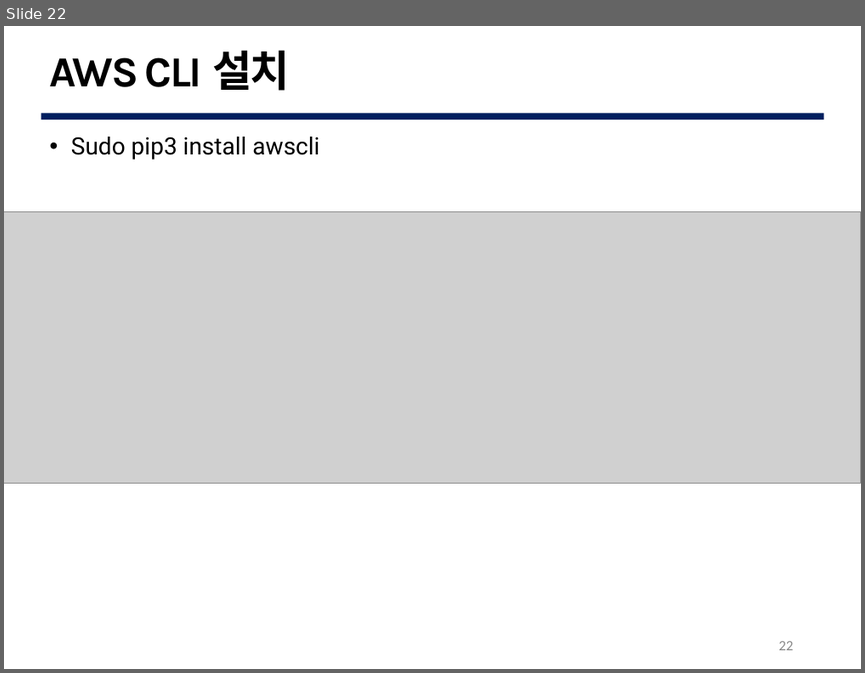
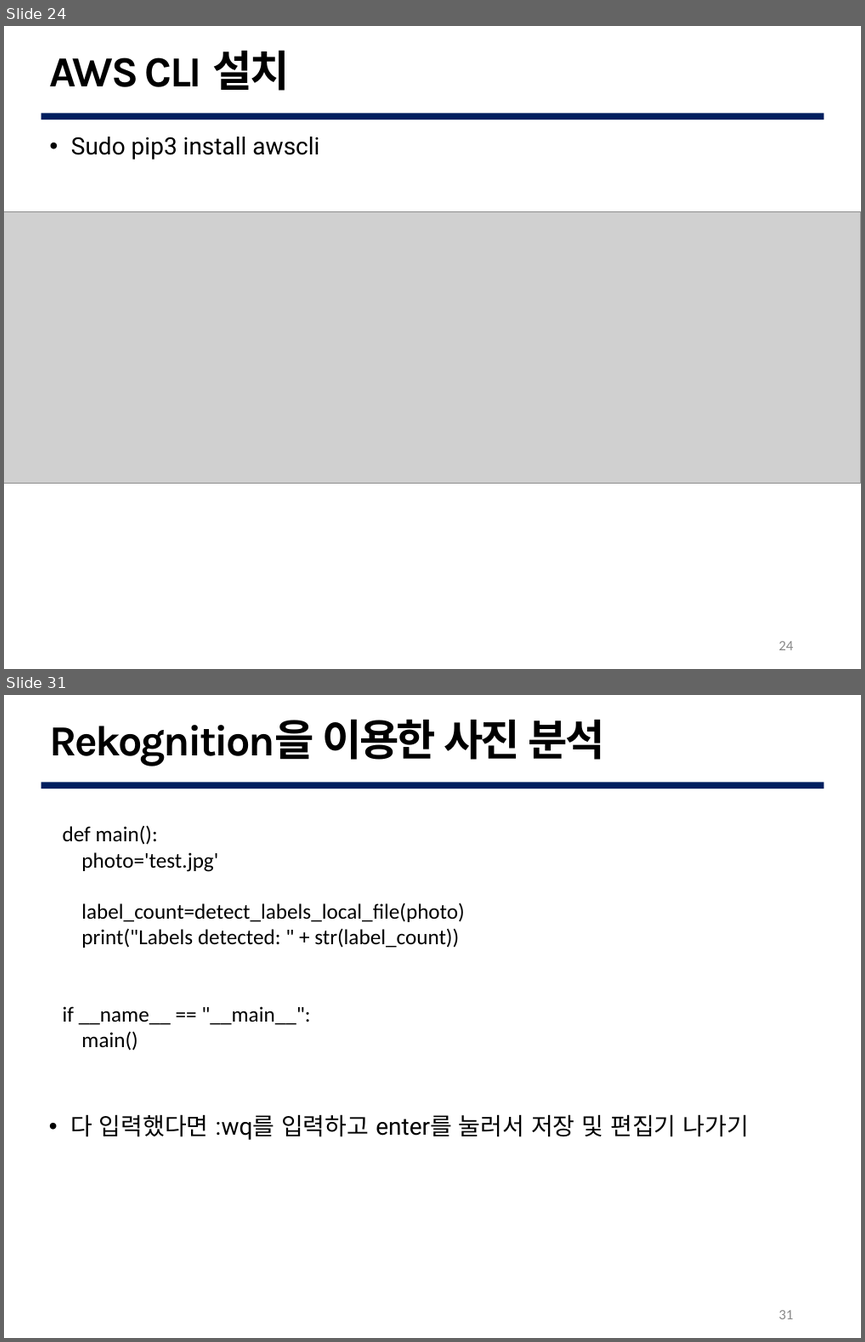
Before and after one commit to G0DCH/AWS_Rekognition_Slide, a slide deck: ppt/AWS Rekognition Slide.pptx. Shown one above the other, each under a label of ours: slide 22 before the commit, slides 24 and 31 after it; the slides between them are not shown. The pictures are 865x673 and 865x1342 pixels, drawn with LibreOffice and Linux fonts; fonts in the diff are those of the drawing; grey boxes stand for pictures; background and template pictures are left out. Boxes give left, top, right and bottom in pixels: in the first picture for what was removed or moved away, otherwise in the second. Text is boxed around its words. In the diff, an @@ line names an element or a change of style, - is before the commit and + after.

```diff
--- a/ppt/AWS Rekognition Slide.pptx
+++ b/ppt/AWS Rekognition Slide.pptx
@@ slide 31 added at bbox=[4, 695, 861, 1338], background #FFFFFF; not listed: 1 template element that a slide beside it also shows @@
@@ text added at bbox=[50, 719, 604, 766], 36 pt, text #000000, bold @@
+Rekognition을 이용한 사진 분석
@@ text added at bbox=[63, 825, 464, 1050], 18 pt, text #000000 @@
+def main():
+photo='test.jpg'
+label_count=detect_labels_local_file(photo)
+print("Labels detected: " + str(label_count))
+if __name__ == "__main__":
+main()
@@ text added at bbox=[70, 1114, 748, 1140], 20 pt, text #000000 @@
+• 다 입력했다면 :wq를 입력하고 enter를 눌러서 저장 및 편집기 나가기
@@ page number added at bbox=[778, 1310, 793, 1319], 12 pt, text #888888 @@
+31
@@ what was slide 22 is now slide 24 @@
@@ page number at bbox=[778, 641, 793, 650]: text changed @@
-22
+24
```
Also in this commit, not shown: 6 slides changed, 9 other slides added, 28 slides removed.
